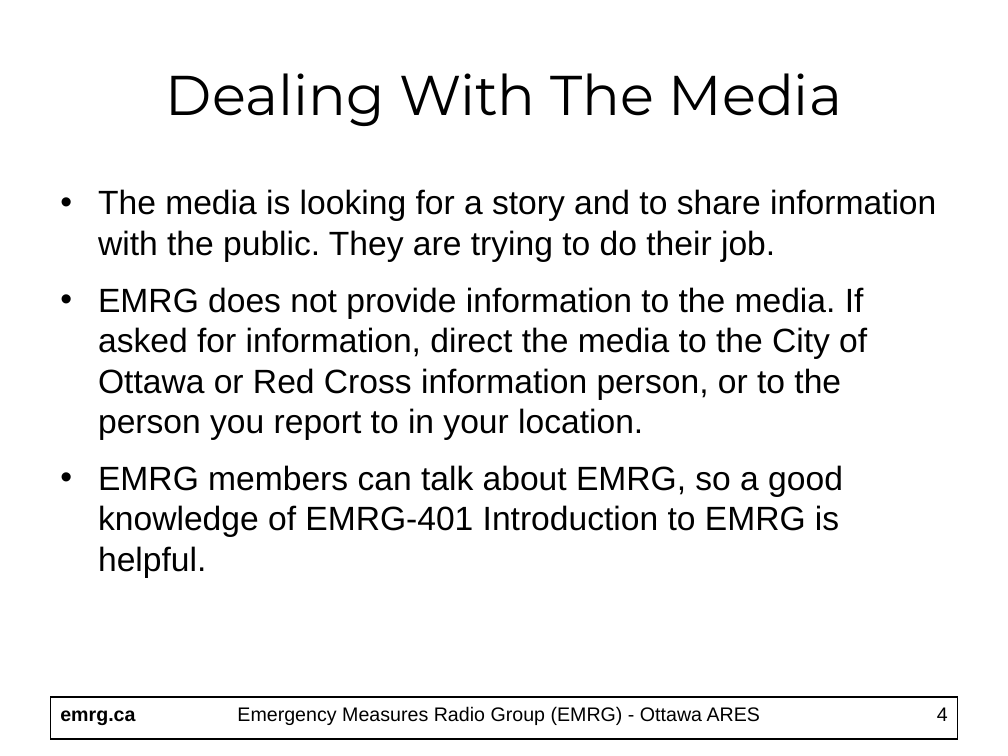
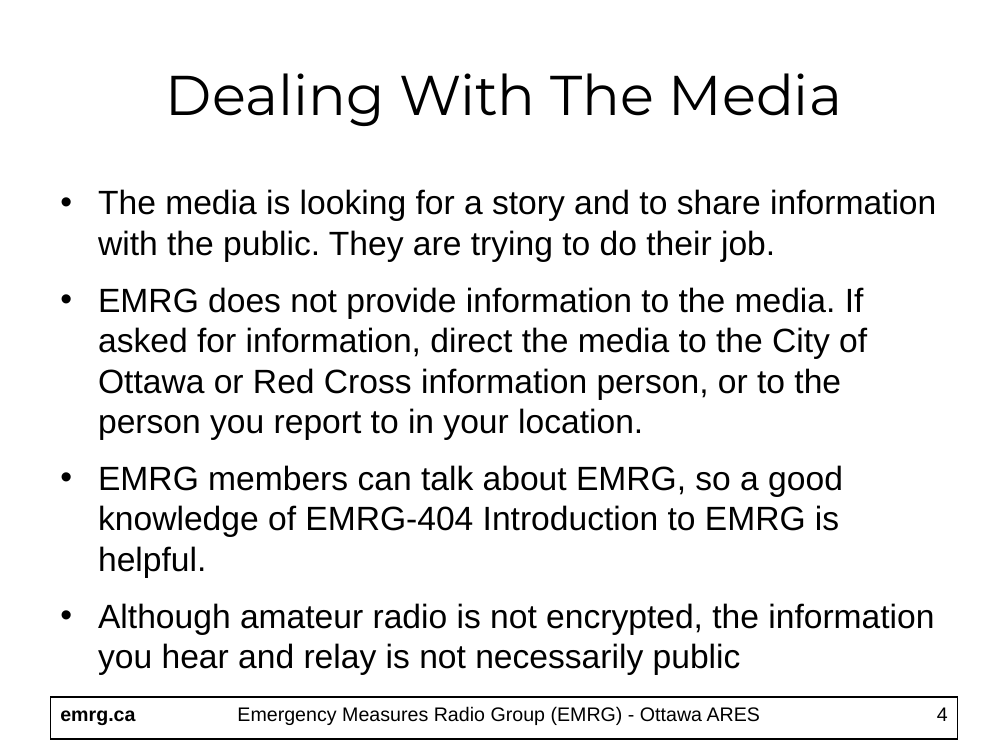
Before and after one commit to emrg-ca/website, a slide deck: slide 4 of httpdocs/EMRG-411_Message_Handling.ppt. Drawn at 1008x756 pixels with LibreOffice and Linux fonts; fonts in the diff are those of the drawing. Boxes give left, top, right and bottom in pixels: in the first picture for what was removed or moved away, otherwise in the second. Text is boxed around its words. In the diff, an @@ line names an element or a change of style, - is before the commit and + after.

```diff
--- a/httpdocs/EMRG-411_Message_Handling.ppt
+++ b/httpdocs/EMRG-411_Message_Handling.ppt
@@ text at [98, 465, 934, 675]: text changed @@
-• EMRG members can talk about EMRG, so a good knowledge of EMRG-401 Introduction to EMRG is helpful.
+• EMRG members can talk about EMRG, so a good knowledge of EMRG-404 Introduction to EMRG is helpful.
+• Although amateur radio is not encrypted, the information you hear and relay is not necessarily public
```
Also in this commit, not shown: 14 other slides changed, 2 slides added, 3 other files.
